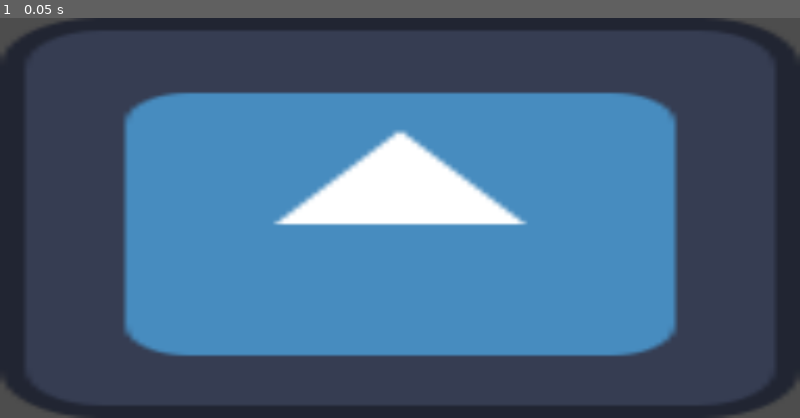
Above: before the commit, frame 1.
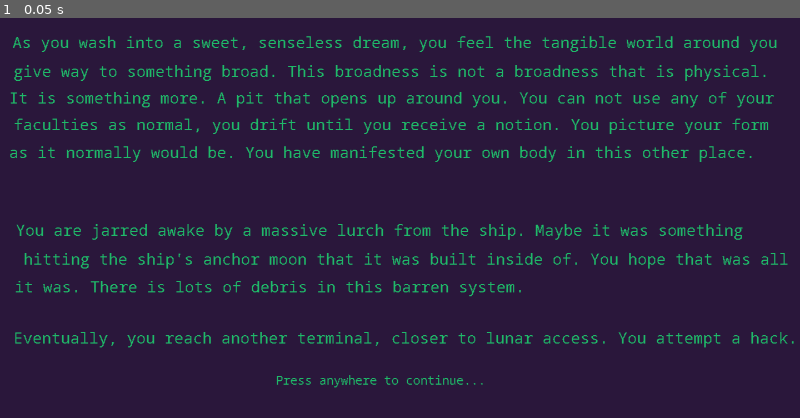
Above: after the commit, the same moment.

Repository: carprulez/technostatic
Game: Godot game, scene res://scenes/bodyPassage.tscn
The game is run twice, just before and just after one commit, with the same random seed, the same clock (stepped at 60 frames per second) and the same inputs. This scene is started directly instead of the project's main scene. The engine's default icon, where the game draws it, is replaced by a stand-in: a white triangle on a blue panel in a dark square.
Inputs:
- Up to frame 1 (0.05 s): no input

The runs differ from the first frame. In frame 1, 88% of the frame differs, in the area x 0-100%, y 0-100%.

Commit message:
cutscene after first puzzle done

Diff:
--- a/scenes/bodyPassage.tscn
+++ b/scenes/bodyPassage.tscn
@@ -1,7 +1,7 @@
 [gd_scene format=3 uid="uid://vwxg5opg13n8"]
 
-[ext_resource type="Texture2D" uid="uid://cuih1884ntvbo" path="res://icon.svg" id="1_b4lbs"]
 [ext_resource type="Script" uid="uid://c2gc0en6jv82h" path="res://scripts/bodyPassage.gd" id="1_ekd0a"]
+[ext_resource type="Texture2D" uid="uid://dwptcx1axtyhc" path="res://assets/vignettes/bodyPassage.png" id="2_ekd0a"]
 
 [sub_resource type="StyleBoxEmpty" id="StyleBoxEmpty_b4lbs"]
 
@@ -22,8 +22,7 @@
 
 [node name="Sprite2D" type="Sprite2D" parent="." unique_id=322180691]
 position = Vector2(720.49994, 360)
-scale = Vector2(11.257812, 5.625)
-texture = ExtResource("1_b4lbs")
+texture = ExtResource("2_ekd0a")
 
 [node name="Button" type="Button" parent="." unique_id=698811209]
 layout_mode = 0
--- a/scenes/intro.tscn
+++ b/scenes/intro.tscn
@@ -1,6 +1,6 @@
 [gd_scene format=3 uid="uid://b1yfpxsfrpbwe"]
 
-[ext_resource type="Texture2D" uid="uid://b7fc7i42eq4vr" path="res://assets/ui/technostaticIntro.png" id="1_ioskq"]
+[ext_resource type="Texture2D" uid="uid://b7fc7i42eq4vr" path="res://assets/vignettes/technostaticIntro.png" id="1_ioskq"]
 [ext_resource type="Script" uid="uid://cofe8yfph5kei" path="res://scripts/intro.gd" id="1_yjqpq"]
 
 [node name="Control" type="Control" unique_id=789630936]
--- a/scripts/mindPassage.gd
+++ b/scripts/mindPassage.gd
@@ -2,4 +2,4 @@
 
 
 func _on_screen_pressed() -> void:
-	get_tree().change_scene_to_file("res://scenes/mindTerminal.tscn")
+	get_tree().change_scene_to_file("res://scenes/soulTerminal.tscn")
Binary file added: assets/vignettes/bodyPassage.png
Not shown, added: assets/vignettes/bodyPassage.png.import
Renamed: assets/ui/technostaticIntro.png -> assets/vignettes/technostaticIntro.png
Not shown, changed: assets/vignettes/technostaticIntro.png.import
